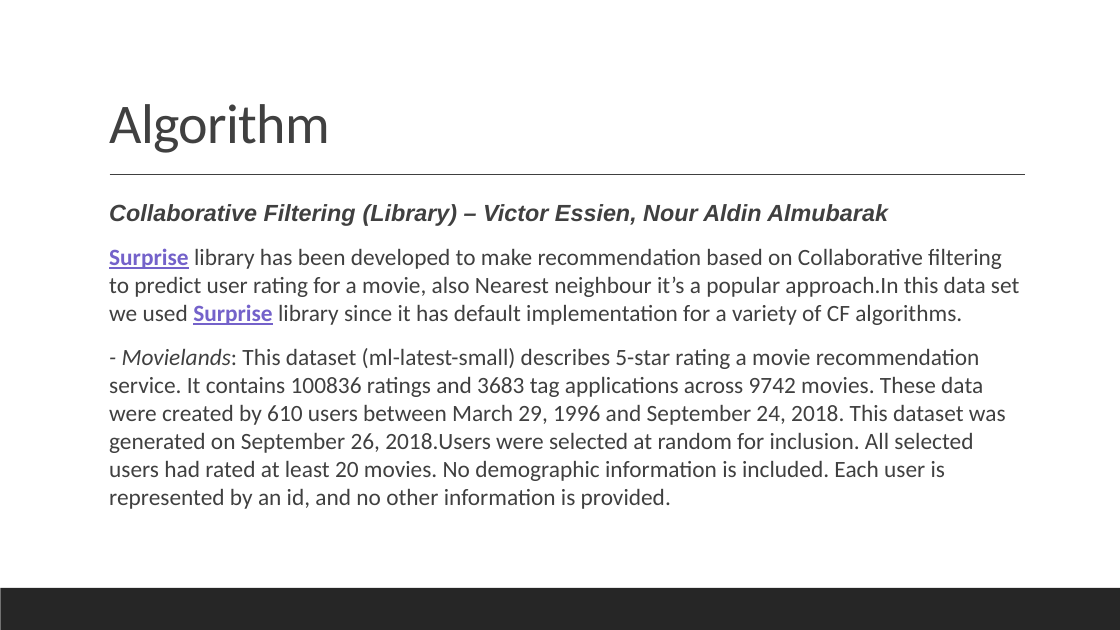
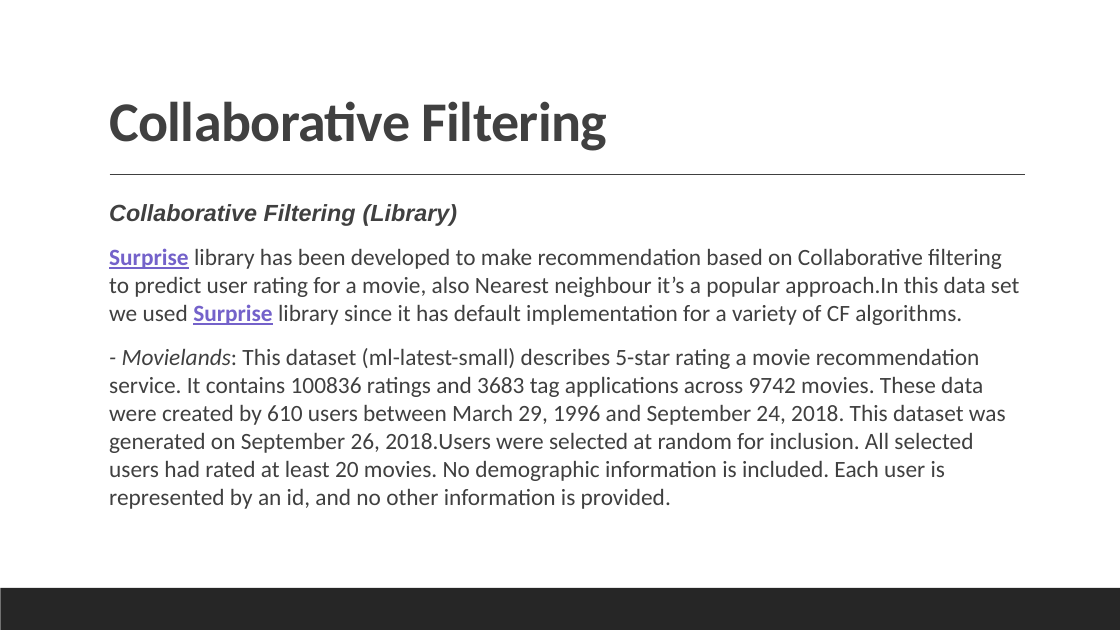
Before and after one commit to Data-Mining-Algorithms/Data-Mining-Algorithms, a slide deck: slide 7 of Data Mining presentation.pptx. Drawn at 1120x630 pixels with LibreOffice and Linux fonts; fonts in the diff are those of the drawing. Boxes give left, top, right and bottom in pixels: in the first picture for what was removed or moved away, otherwise in the second. Text is boxed around its words. In the diff, an @@ line names an element or a change of style, - is before the commit and + after.

```diff
--- a/Data Mining presentation.pptx
+++ b/Data Mining presentation.pptx
@@ title at [109, 101, 608, 151]: text changed; bold on @@
-Algorithm
+Collaborative Filtering
@@ text at [109, 204, 458, 226]: text changed @@
-  Collaborative Filtering (Library) – Victor Essien, Nour Aldin Almubarak
+  Collaborative Filtering (Library)
```
Also in this commit, not shown: 8 other slides changed, 1 other file.
